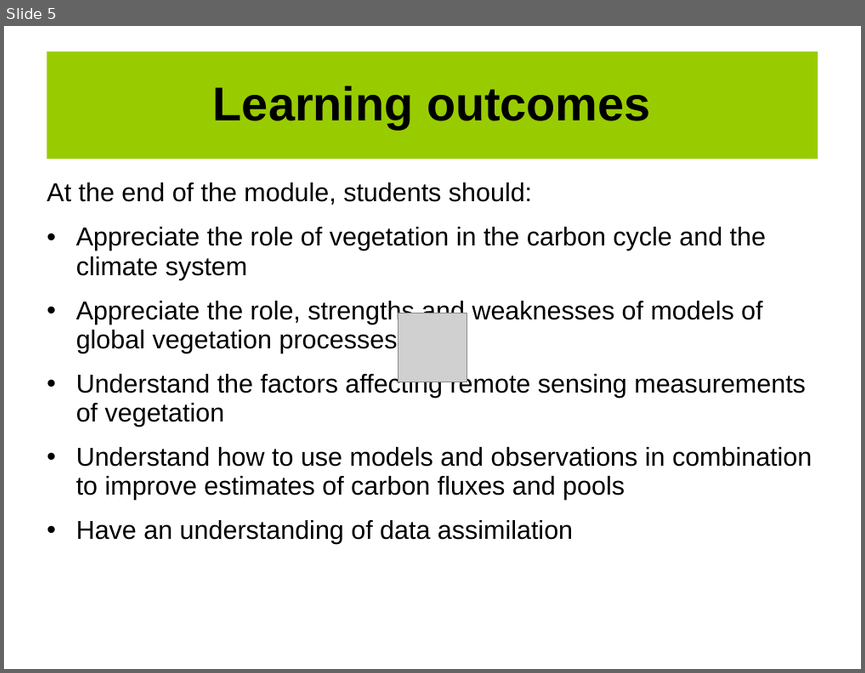
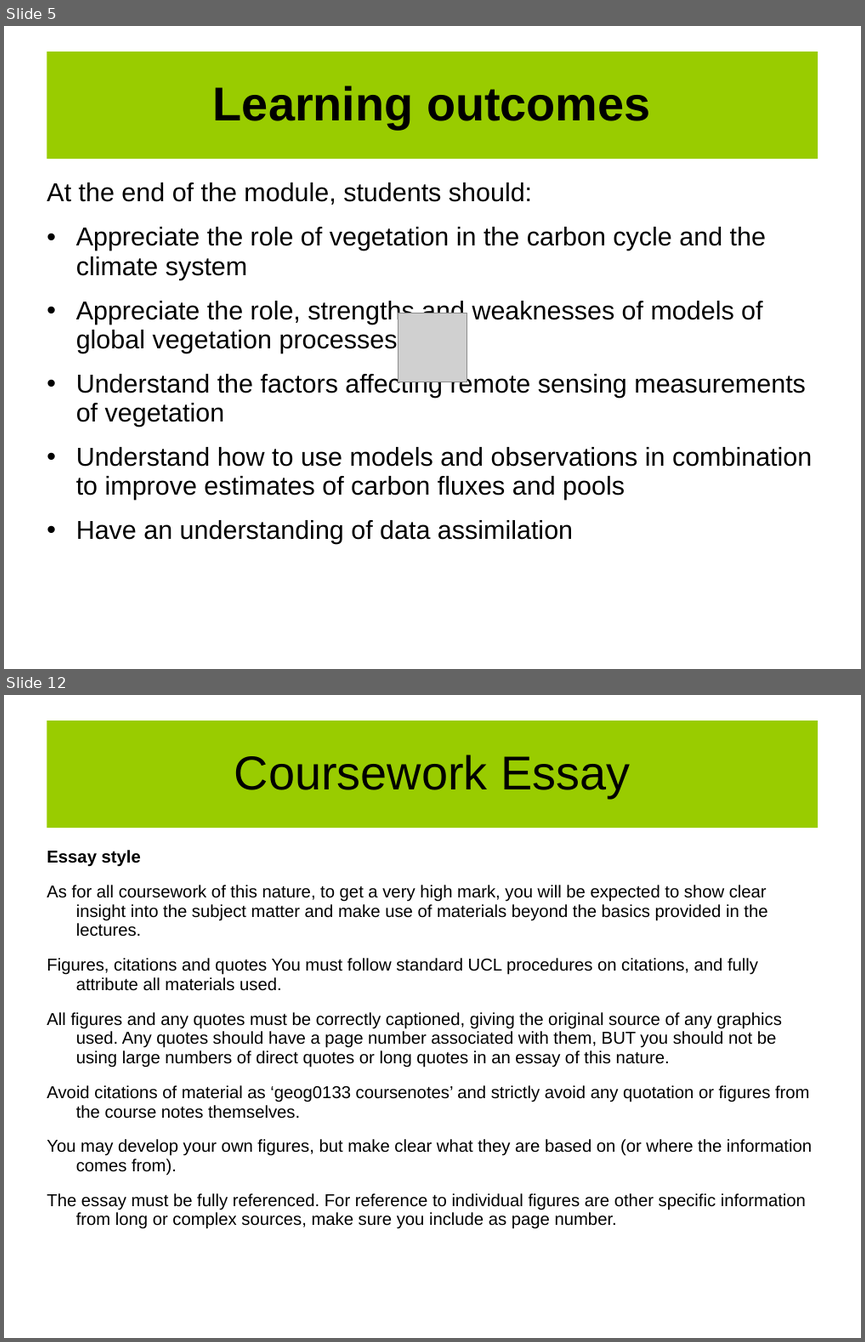
Before and after one commit to UCL-EO/geog0133, a slide deck: docs/ppt/GEOG0113-001.pptx. Shown one above the other, each under a label of ours: slide 5 before the commit, slides 5 and 12 after it; the slides between them are not shown. The pictures are 865x673 and 865x1342 pixels, drawn with LibreOffice and Linux fonts; fonts in the diff are those of the drawing; grey boxes stand for pictures; background and template pictures are left out. Boxes give left, top, right and bottom in pixels: in the first picture for what was removed or moved away, otherwise in the second. Text is boxed around its words. In the diff, an @@ line names an element or a change of style, - is before the commit and + after.

```diff
--- a/docs/ppt/GEOG0113-001.pptx
+++ b/docs/ppt/GEOG0113-001.pptx
@@ slide 12 added at [4,695,861,1338], background #FFFFFF @@
@@ title added at [46,721,818,828], fill #99CC00, 44 pt, text #000000 @@
+Coursework Essay
@@ text added at [46,850,812,1229], 16 pt, text #000000 @@
+Essay style
+As for all coursework of this nature, to get a very high mark, you will be expected to show clear insight into the subject matter and make use of materials beyond the basics provided in the lectures.
+Figures, citations and quotes You must follow standard UCL procedures on citations, and fully attribute all materials used.
+All figures and any quotes must be correctly captioned, giving the original source of any graphics used. Any quotes should have a page number associated with them, BUT you should not be using large numbers of direct quotes or long quotes in an essay of this nature.
+Avoid citations of material as ‘geog0133 coursenotes’ and strictly avoid any quotation or figures from the course notes themselves.
+You may develop your own figures, but make clear what they are based on (or where the information comes from).
+The essay must be fully referenced. For reference to individual figures are other specific information from long or complex sources, make sure you include as page number.
```
Also in this commit, not shown: 1 slide changed, 5 other slides added.
